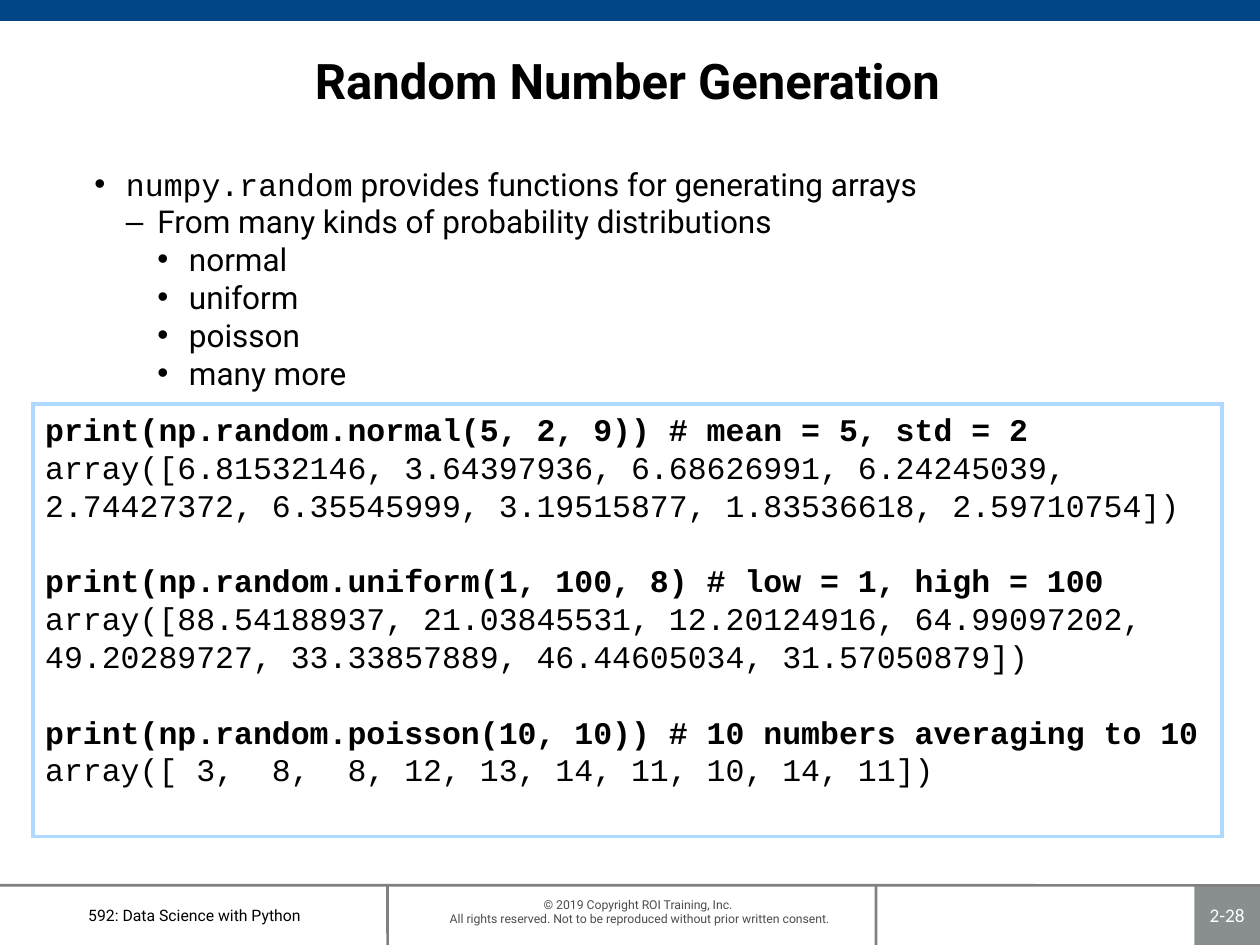
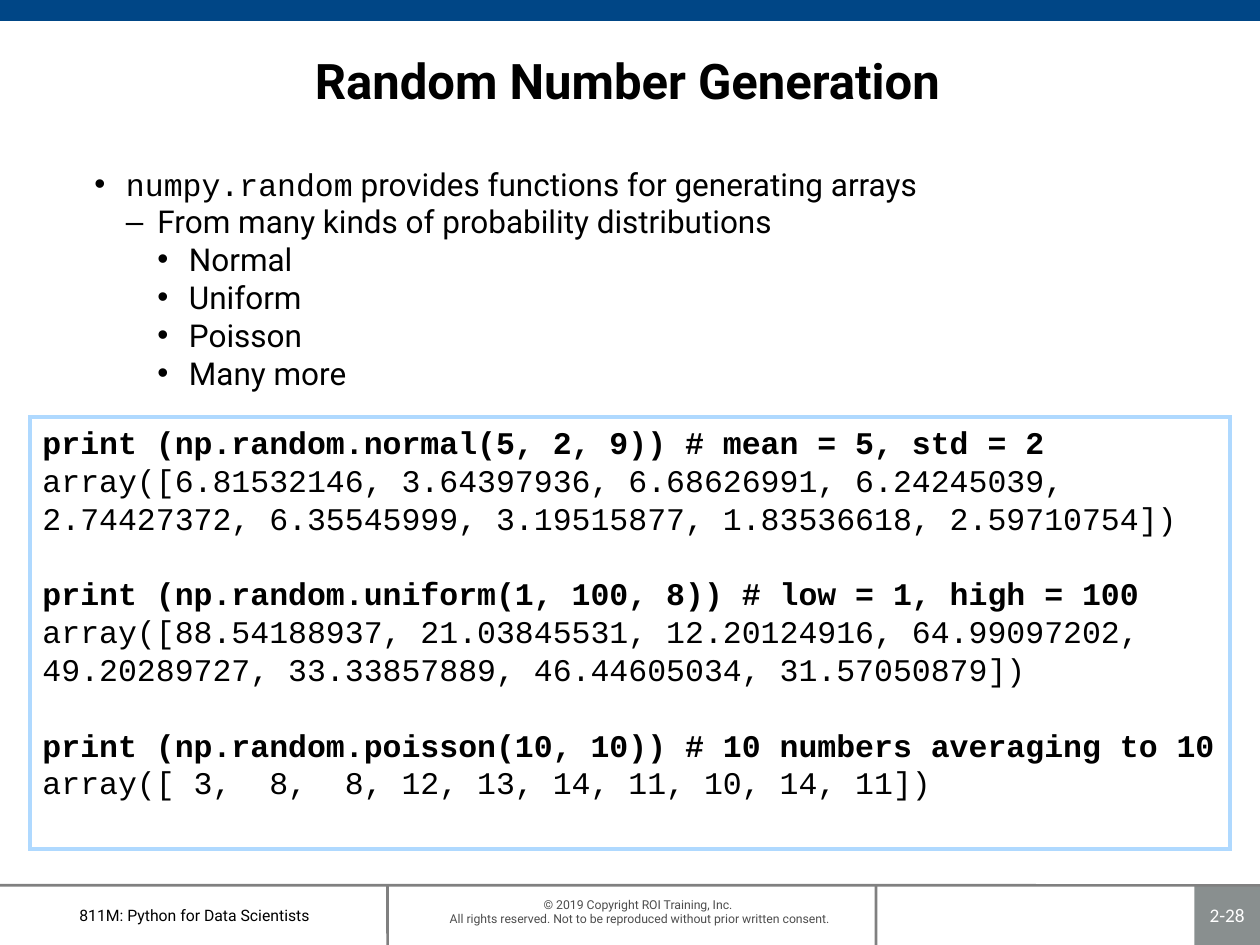
Before and after one commit to roitraining/PythonML, a slide deck: slide 28 of 811M-Ch02_NumPyEssentials.pptx. Drawn at 1260x945 pixels with LibreOffice and Linux fonts; fonts in the diff are those of the drawing; background and template pictures are left out. Boxes give left, top, right and bottom in pixels: in the first picture for what was removed or moved away, otherwise in the second. Text is boxed around its words. In the diff, an @@ line names an element or a change of style, - is before the commit and + after.

```diff
--- a/811M-Ch02_NumPyEssentials.pptx
+++ b/811M-Ch02_NumPyEssentials.pptx
@@ text at bbox=[189, 247, 347, 392]: text changed @@
-    • normal
-    • uniform
-    • poisson
-    • many more
+    • Normal
+    • Uniform
+    • Poisson
+    • Many more
@@ rectangle "print (np.random.normal(5, 2, 9)) # ...": place and size @@
-rectangle "print (np.random.normal(5, 2, 9)) # ..." at bbox=[33, 404, 1222, 837]
+rectangle "print (np.random.normal(5, 2, 9)) # ..." at bbox=[30, 417, 1230, 849]
@@ text in rectangle at bbox=[42, 431, 1044, 461]: spaces changed @@
-print(np.random.normal(5, 2, 9)) # mean = 5, std = 2
+print (np.random.normal(5, 2, 9)) # mean = 5, std = 2
@@ text in rectangle at bbox=[42, 583, 1139, 612]: text changed @@
-print(np.random.uniform(1, 100, 8) # low = 1, high = 100
+print (np.random.uniform(1, 100, 8)) # low = 1, high = 100
@@ text in rectangle at bbox=[42, 734, 1215, 764]: spaces changed @@
-print(np.random.poisson(10, 10)) # 10 numbers averaging to 10
+print (np.random.poisson(10, 10)) # 10 numbers averaging to 10
@@ text at bbox=[79, 909, 310, 925]: text changed @@
-592: Data Science with Python
+811M: Python for Data Scientists
```
Also in this commit, not shown: 29 other slides changed, 15 other files.
